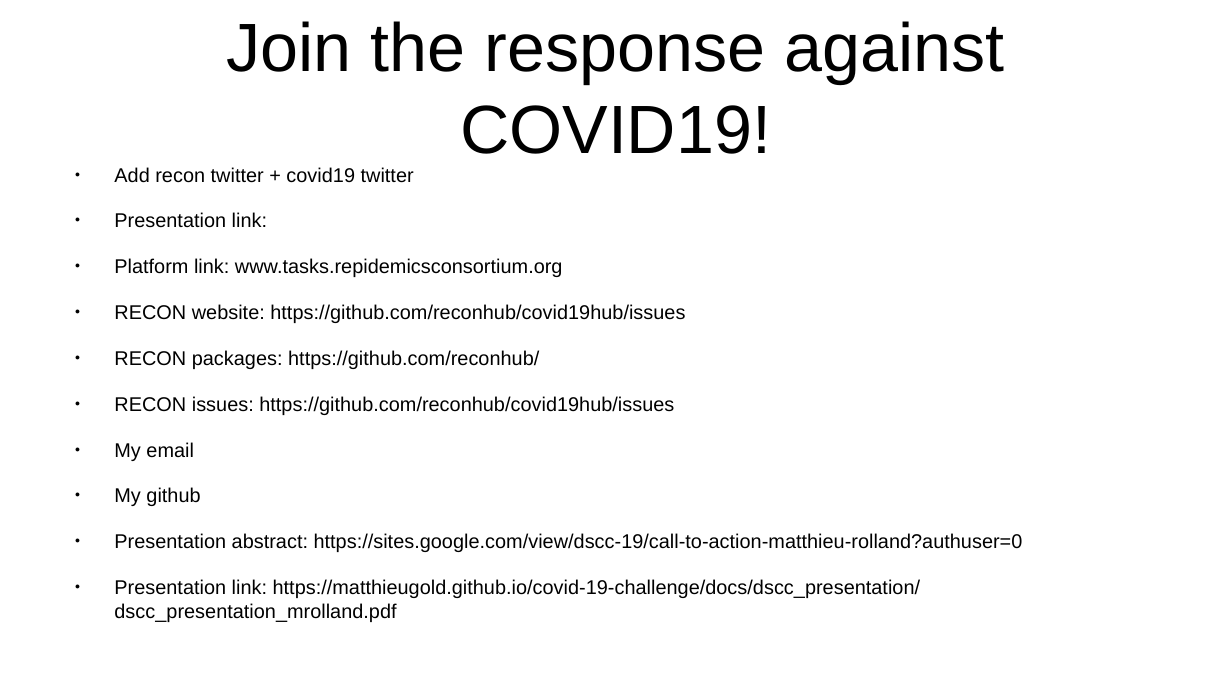
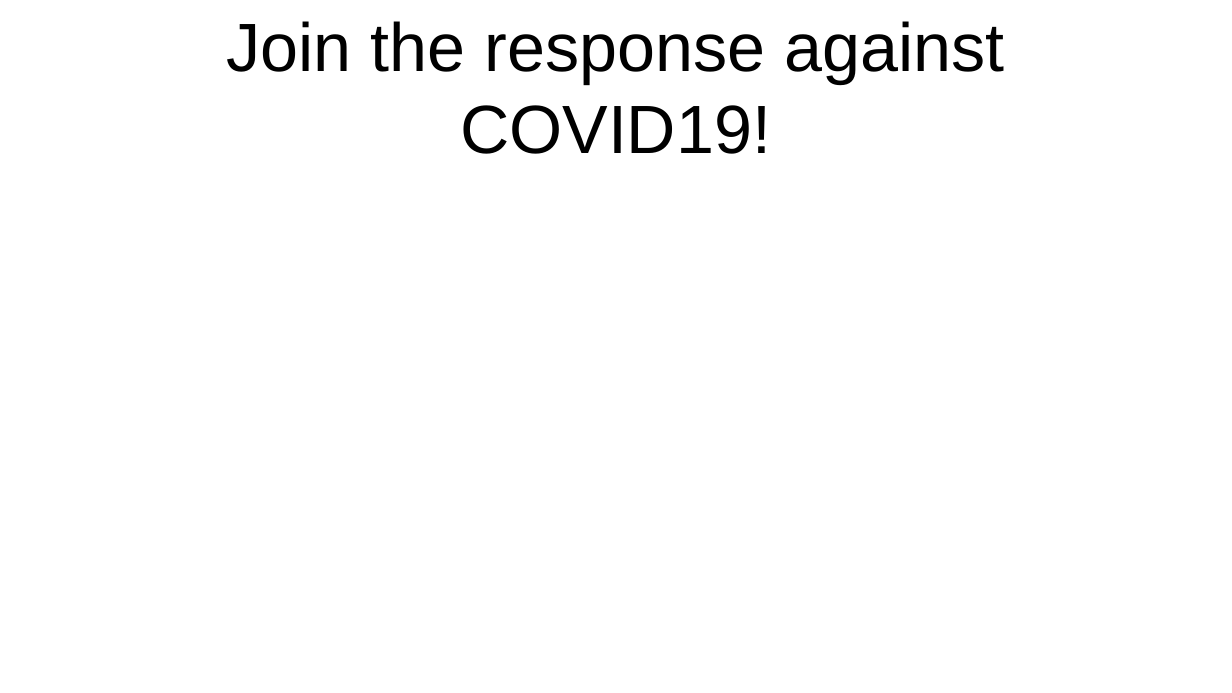
Before and after one commit to matthieugold/covid-19-challenge, a slide deck: slide 50 of docs/dscc_presentation/dscc_presentation.odp (slide 45 before the commit). Drawn at 1232x693 pixels with LibreOffice and Linux fonts; fonts in the diff are those of the drawing. Boxes give left, top, right and bottom in pixels: in the first picture for what was removed or moved away, otherwise in the second. Text is boxed around its words. In the diff, an @@ line names an element or a change of style, - is before the commit and + after.

```diff
--- a/docs/dscc_presentation/dscc_presentation.odp
+++ b/docs/dscc_presentation/dscc_presentation.odp
@@ text removed at (114,167,1023,622) @@
-● Add recon twitter + covid19 twitter
-● Presentation link:
-● Platform link: www.tasks.repidemicsconsortium.org
-● RECON website: https://github.com/reconhub/covid19hub/issues
-● RECON packages: https://github.com/reconhub/
-● RECON issues: https://github.com/reconhub/covid19hub/issues
-● My email
-● My github
-● Presentation abstract: https://sites.google.com/view/dscc-19/call-to-action-matthieu-rolland?authuser=0
-● Presentation link: https://matthieugold.github.io/covid-19-challenge/docs/dscc_presentation/dscc_presentation_mrolland.pdf
```
Also in this commit, not shown: 2 other slides changed, 9 slides added, 2 slides removed, 25 other files.
